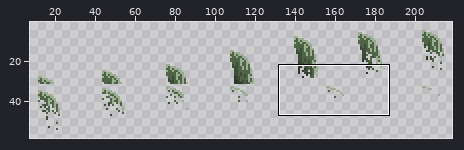
File history of a sprite sheet, Art/16x16 Pixel Art Roguelike (Forest) Pack/weapons/Weapon effects/Oriental spear ground attack.png. The picture above shows the old version from afar; the outline marks the close-up.
Close-up. Before the commit:
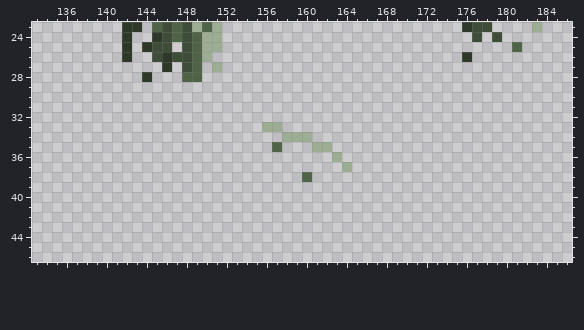
The file is 224x64 pixels. Shown: x 133..186, y 23..46. The wide view leaves out empty margins. The commit also changed other parts of the picture, which this record leaves out.
The same view after the edit:
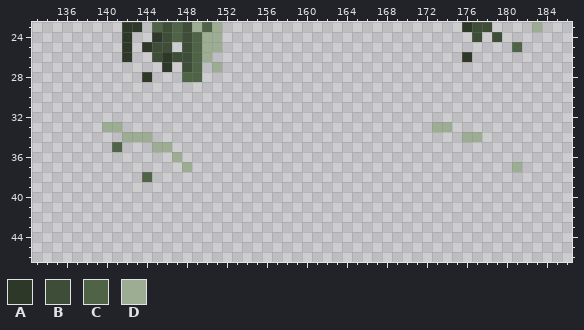
Palette (. is transparent): A #2e3829  B #3e4d38  C #4f6347  D #9dad94
The exact change:
{"y":33,"x":140,"old":"..","new":"DD"}
{"y":33,"x":156,"old":"DD","new":".."}
{"y":33,"x":173,"old":"..","new":"DD"}
{"y":34,"x":142,"old":"...","new":"DDD"}
{"y":34,"x":158,"old":"DDD","new":"..."}
{"y":34,"x":176,"old":"..","new":"DD"}
{"y":35,"x":141,"old":".","new":"C"}
{"y":35,"x":145,"old":"..","new":"DD"}
{"y":35,"x":157,"old":"C","new":"."}
{"y":35,"x":161,"old":"DD","new":".."}
{"y":36,"x":147,"old":".","new":"D"}
{"y":36,"x":163,"old":"D","new":"."}
{"y":37,"x":148,"old":".","new":"D"}
{"y":37,"x":164,"old":"D","new":"."}
{"y":37,"x":181,"old":".","new":"D"}
{"y":38,"x":144,"old":".","new":"C"}
{"y":38,"x":160,"old":"C","new":"."}
{"label":"added","picture_box":[102,122,192,182]}
{"label":"erased","picture_box":[262,122,352,182]}
{"label":"added","picture_box":[432,122,482,142]}
{"label":"added","picture_box":[512,162,522,172]}
